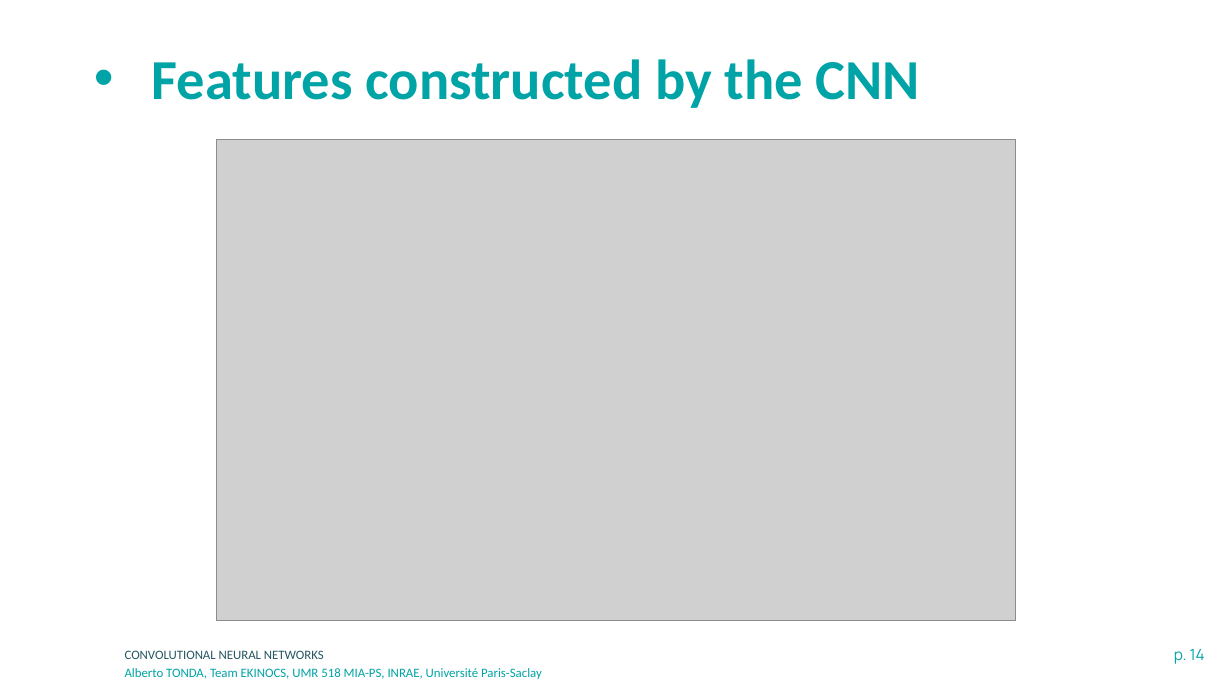
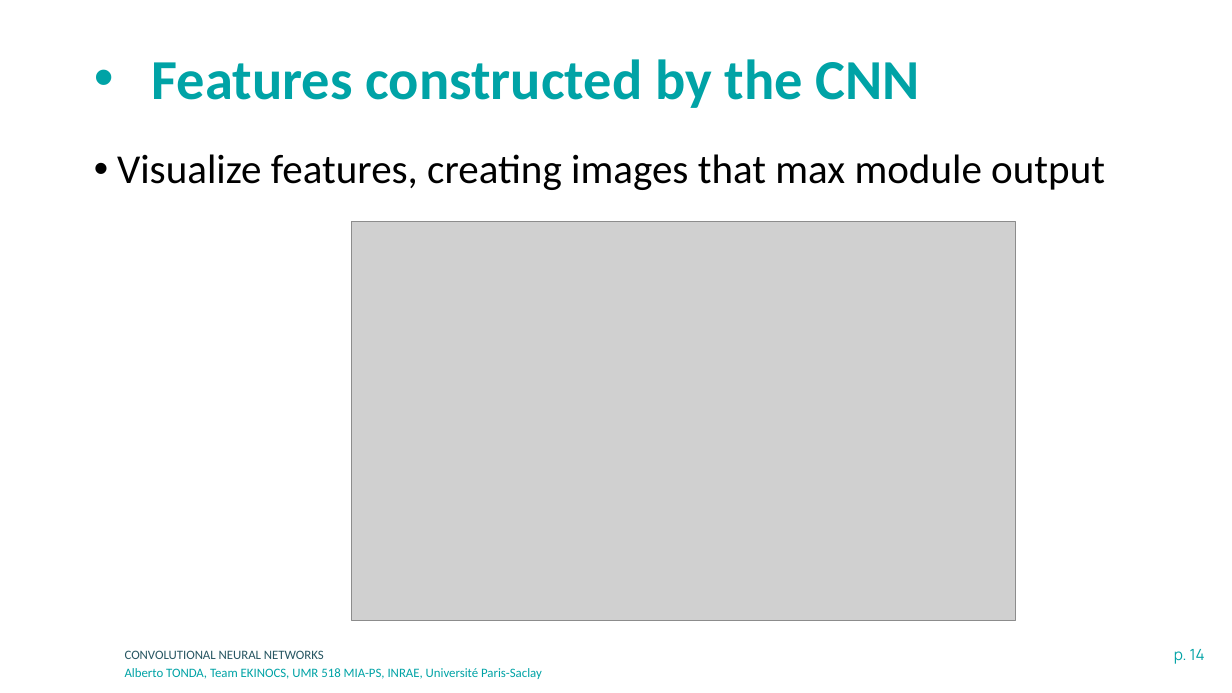
Before and after one commit to albertotonda/teaching, a slide deck: slide 14 of deep-learning-in-practice-with-pytorch/2-convolutional-neural-networks.pptx. Drawn at 1232x693 pixels with LibreOffice and Linux fonts; fonts in the diff are those of the drawing; grey boxes stand for pictures; background and template pictures are left out. Boxes give left, top, right and bottom in pixels: in the first picture for what was removed or moved away, otherwise in the second. Text is boxed around its words. In the diff, an @@ line names an element or a change of style, - is before the commit and + after.

```diff
--- a/deep-learning-in-practice-with-pytorch/2-convolutional-neural-networks.pptx
+++ b/deep-learning-in-practice-with-pytorch/2-convolutional-neural-networks.pptx
@@ text added at bbox=[117, 154, 1105, 190], 32 pt, text #000000 @@
+• Visualize features, creating images that max module output
@@ picture: place and size @@
-picture at bbox=[216, 140, 1016, 620]
+picture at bbox=[351, 221, 1016, 620]
```
Also in this commit, not shown: 2 other slides changed, 3 slides added, 11 other files.
